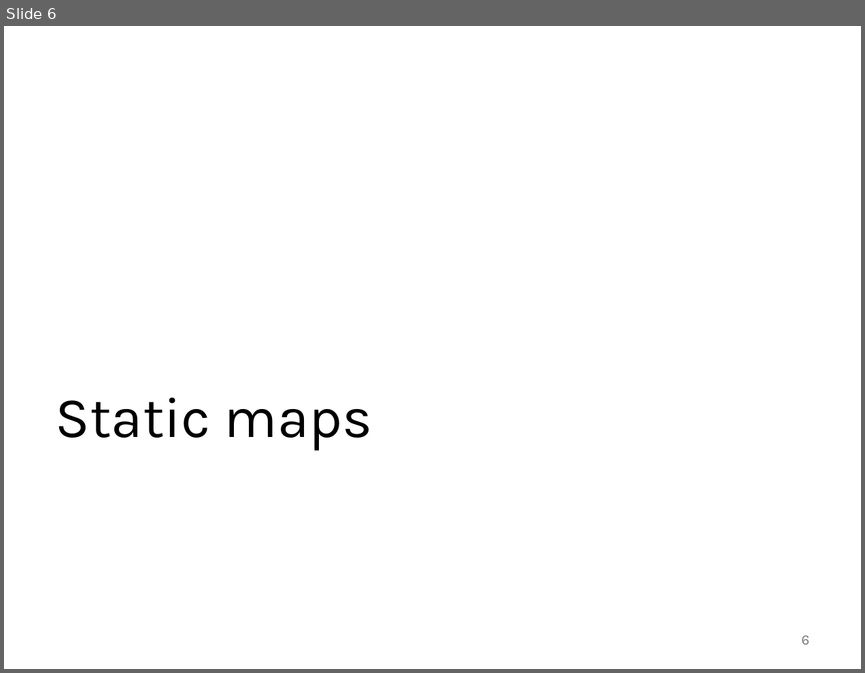
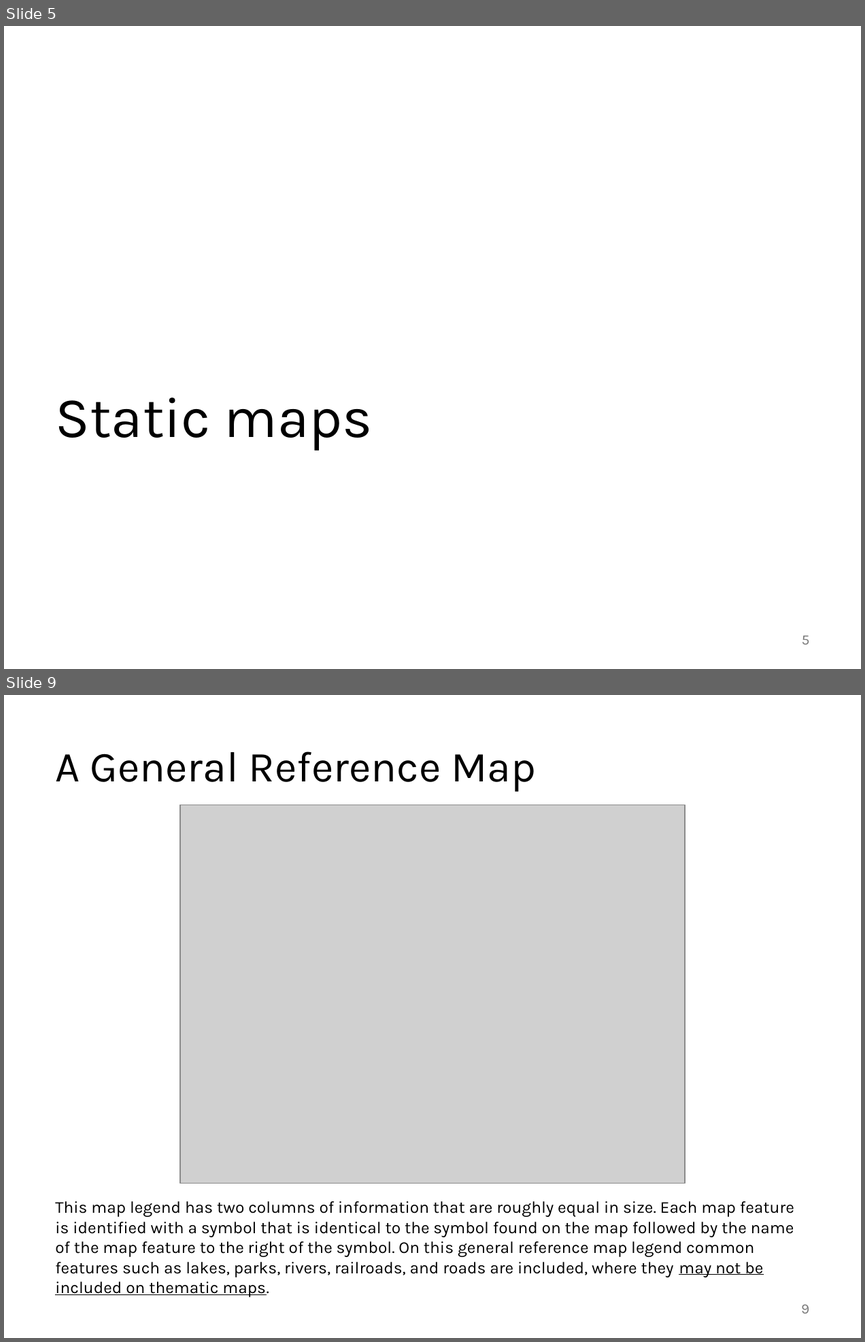
Before and after one commit to abuabara/abuabara.github.io, a slide deck: DAEN489S26/week11_slides.pptx. Shown one above the other, each under a label of ours: slide 6 before the commit, slides 5 and 9 after it; the slides between them are not shown. The pictures are 865x673 and 865x1342 pixels, drawn with LibreOffice and Linux fonts; fonts in the diff are those of the drawing; grey boxes stand for pictures. Boxes give left, top, right and bottom in pixels: in the first picture for what was removed or moved away, otherwise in the second. Text is boxed around its words. In the diff, an @@ line names an element or a change of style, - is before the commit and + after.

```diff
--- a/DAEN489S26/week11_slides.pptx
+++ b/DAEN489S26/week11_slides.pptx
@@ slide 9 added at [4,695,861,1338], background #FFFFFF @@
@@ title added at [56,751,536,792], 36 pt, text #000000 @@
+A General Reference Map
@@ picture added at [181,804,685,1183] @@
@@ text added at [55,1201,794,1277], 14 pt, text #000000 @@
+This map legend has two columns of information that are roughly equal in size. Each map feature is identified with a symbol that is identical to the symbol found on the map followed by the name of the map feature to the right of the symbol. On this general reference map legend common features such as lakes, parks, rivers, railroads, and roads are included, where they may not be included on thematic maps.
@@ page number added at [801,1304,809,1313], 12 pt, text #797979 @@
+9
@@ what was slide 6 is now slide 5 @@
@@ page number at [802,635,810,644]: text changed @@
-6
+5
```
Also in this commit, not shown: 4 slides changed, 15 other slides added, 2 slides removed, 2 other files.
